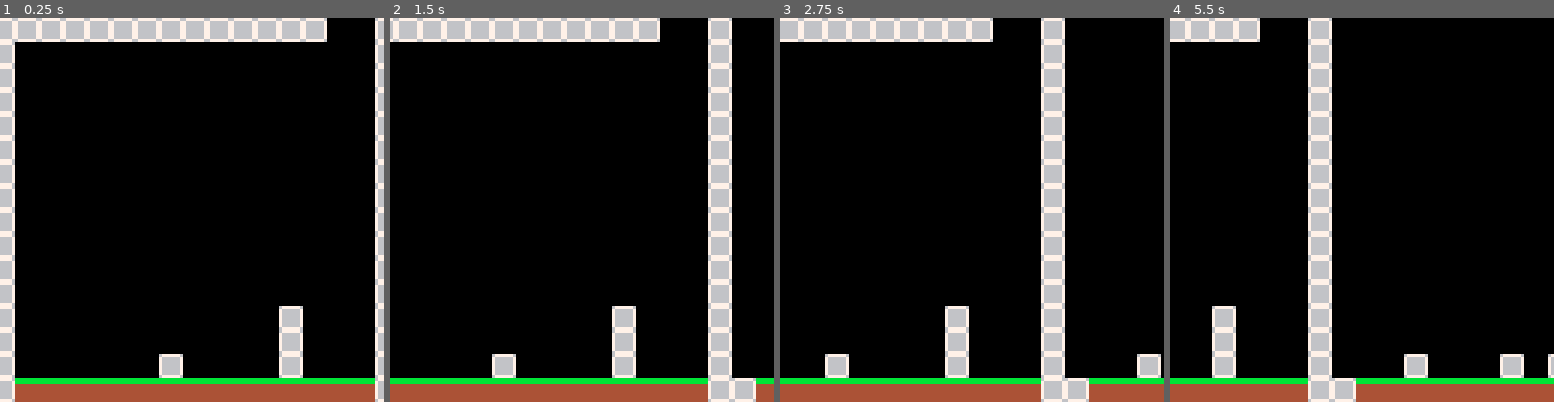
Above: before the commit, frames 1-4 (left to right).
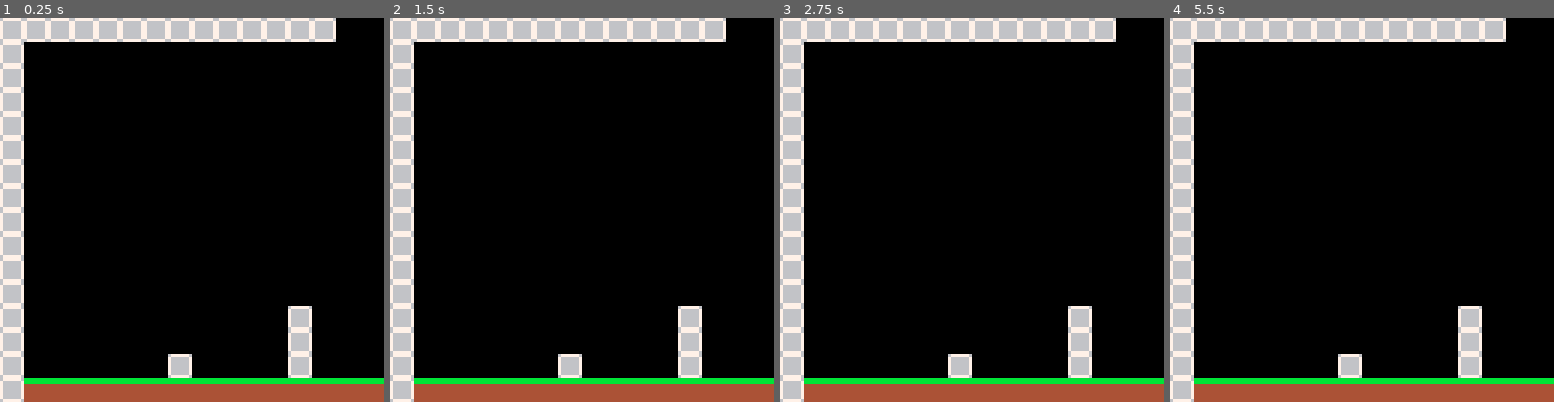
Above: after the commit, the same moments.

Repository: ruby-yacht/sietch-8
Game: PICO-8 cartridge levelgen.p8
Same seed, same stepped clock (60 frames per second), same inputs: the game is played once before the commit and once after it.
Inputs:
- Up to frame 1 (0.25 s): no input
- Up to frame 2 (1.5 s): no input
- Up to frame 3 (2.75 s): no input
- Up to frame 4 (5.5 s): no input

The runs differ from the first frame. In frame 1, 10% of the frame differs, in the area x 0-100%, y 0-100%; in frame 2, 18%; in frame 3, 18%; in frame 4, 20%.

Commit message:
Refactored hop running test and levelgen2 to be called from main

Diff:
--- a/hop_running_test.lua
+++ b/hop_running_test.lua
@@ -4,9 +4,6 @@
 -- game variables
 local players = {}
 local playerCount = 0
-local gameStarted = false
-local cameraX = 0
-local cameraY = 0
 
 -- start screen variables
 playerCount = 0
@@ -15,39 +12,7 @@
 local xOffset = 0
 local row = 1
 --
-
 poke(0x5F2D, 0x1) -- enable keyboard input
-
-
-function _init()
-    -- empty
-end
-
-function _update()
-
-    if gameStarted then
-        local keyInput = ""
-        updatePlayers()
-
-        if stat(30) then
-            keyInput = stat(31)
-            bouncePlayer(keyInput)
-        end
-
-        cameraX = cameraX + .5
-        camera(cameraX, cameraY)
-    else -- character select screen
-        initPlayers()
-
-        keyInput = ""
-    end
-end
-
-function _draw()
-    cls()
-    map()
-    drawPlayers()
-end
 
 function drawPlayers()
     for key, player in pairs(players) do
@@ -63,10 +28,8 @@
         player.x = player.x + player.vx
         player.y = player.y + player.vy
 
-
-
-        if player.y + player.height >= 112 then
-            player.y = 112 - player.height
+        if player.y + player.height >= 120 then
+            player.y = 120 - player.height
             player.vy = player.vy
             player.vx = 0
             player.onGround = true
@@ -113,9 +76,11 @@
 
         -- exit player selection and start the game
         if keyInput == "\32" then
-            gameStarted = true
+            return true
         end
 
     end
 
+    return false
+
 end
--- a/levelgen.p8
+++ b/levelgen.p8
@@ -1,7 +1,139 @@
 pico-8 cartridge // http://www.pico-8.com
 version 42
 __lua__
+#include hop_running_test.lua
 #include levelgen2.lua
+#include main.lua
+…(130 lines of a section not shown)…
 
 
 
--- a/levelgen2.lua
+++ b/levelgen2.lua
@@ -84,25 +84,14 @@
 
 end
 
-function _init()
-    -- Add chunks to the list
+function createChunks()
     chunkChain = addChunk(chunkChain, 0, 0, 0)
     chunkChain = addChunk(chunkChain, 1, 0, 128)
     chunkChain = addChunk(chunkChain, 2, 0, 256)
 
-
 end
 
-function _draw()
-    cls()
 
-    loadChunksIntoView(camera_x)
-
-    camera_x = camera_x + .5
-    camera(camera_x, camera_y)
-
-
-end
 
 -- for testing
 function printList(list)
--- /dev/null
+++ b/main.lua
@@ -0,0 +1,38 @@
+local gameStarted = false
+local camera_x = 0
+
+poke(0x5F2D, 0x1) -- enable keyboard input
+
+function _init()
+    -- Add chunks to the list
+    createChunks()
+
+end
+
+function _update()
+
+    if gameStarted then
+        local keyInput = ""
+        updatePlayers()
+
+        if stat(30) then
+            keyInput = stat(31)
+            bouncePlayer(keyInput)
+        end
+
+        camera_x = camera_x + .5
+    else -- character select screen
+        gameStarted = initPlayers()
+    end
+end
+
+function _draw()
+    cls()
+
+    loadChunksIntoView(camera_x)
+    drawPlayers()
+
+    camera(camera_x, camera_y)
+
+
+end
Not shown, changed: 130 lines of the sprite sheet (__gfx__) section of levelgen.p8
Not shown, changed: the thumbnail (__label__) section of levelgen.p8
